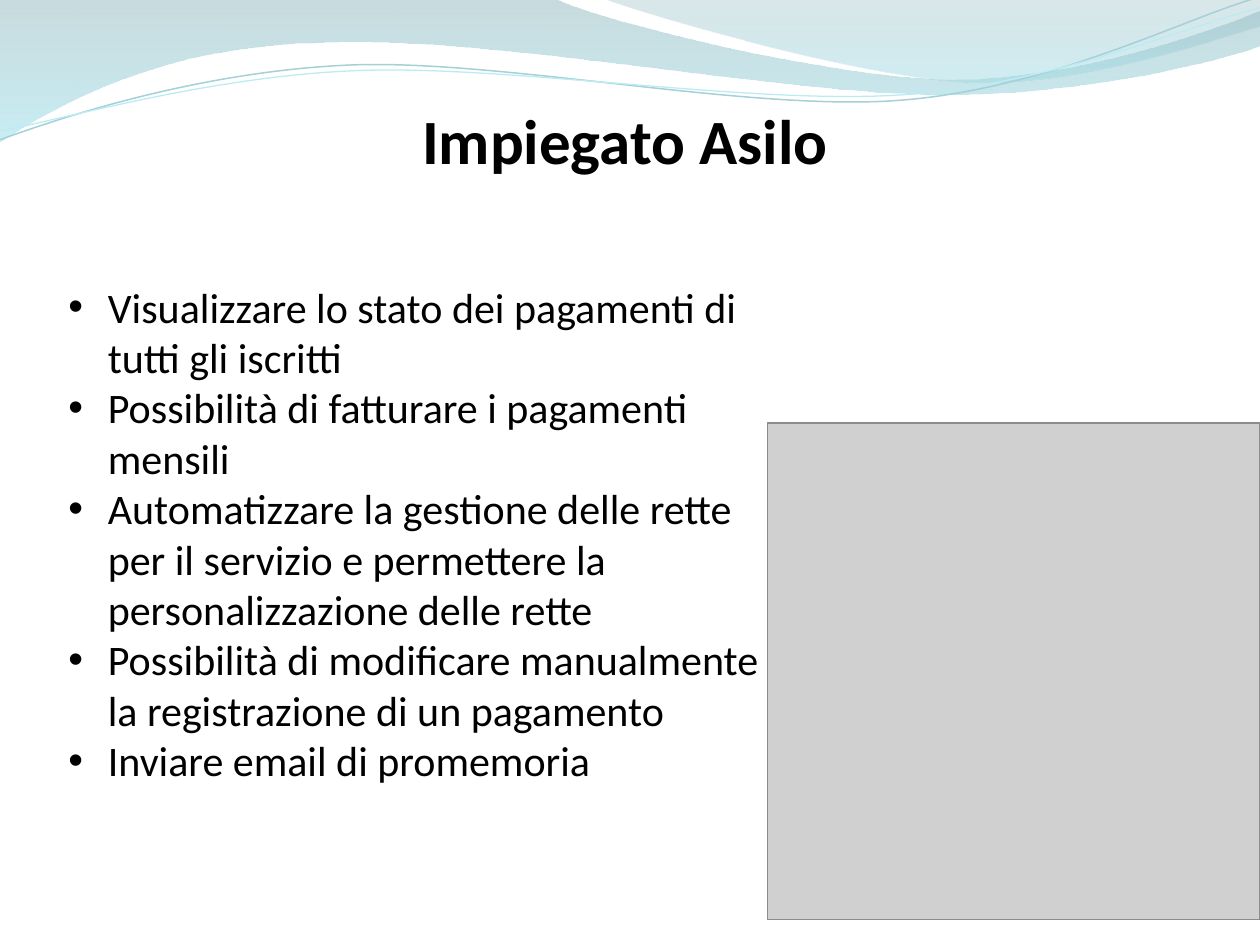
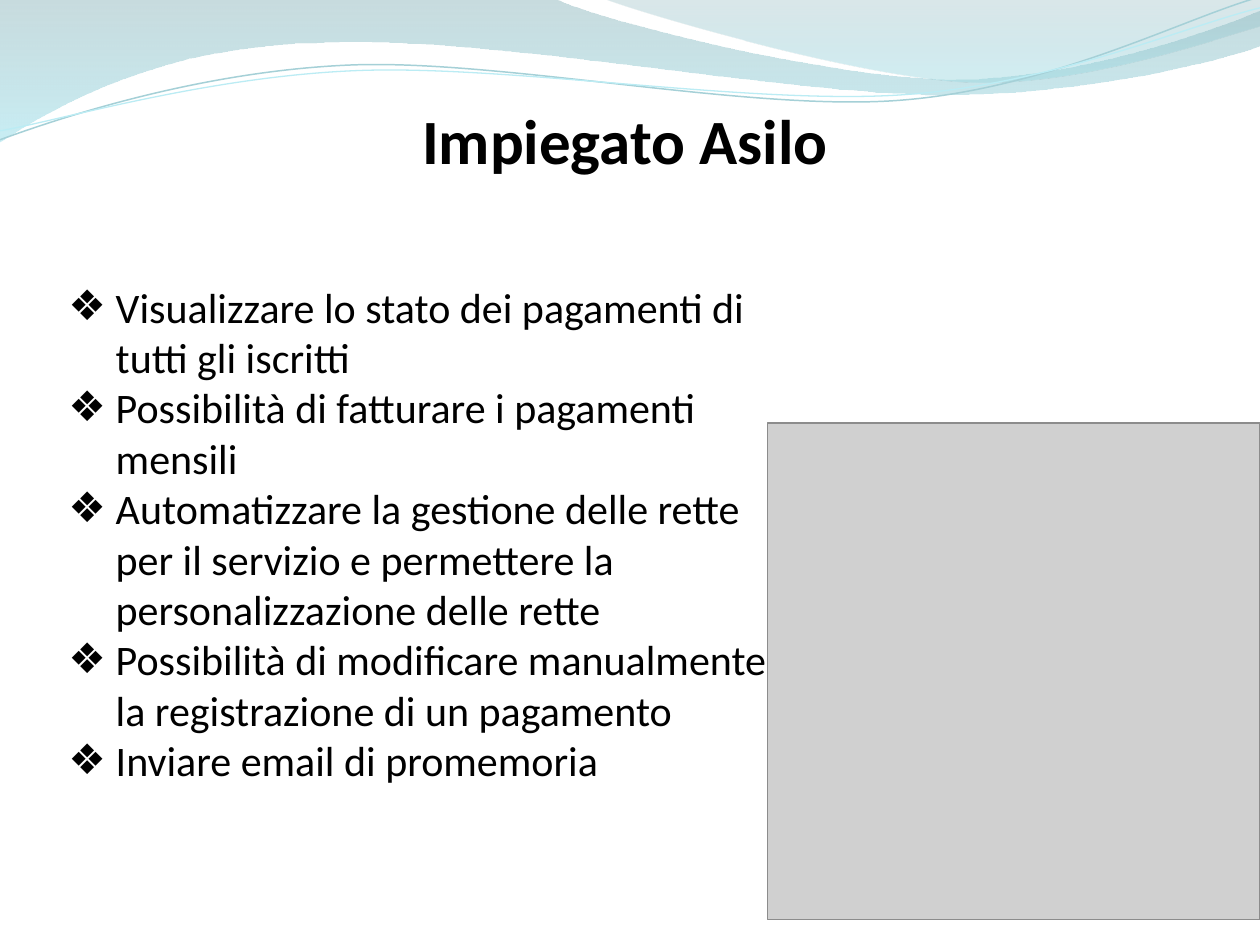
Before and after one commit to ammirate/at-silo, a slide deck: slide 4 of Presentazione/Atsilo2/Parisi/Atsilo_M_Parisi.pptx (slide 3 before the commit). Drawn at 1260x945 pixels with LibreOffice and Linux fonts; fonts in the diff are those of the drawing; grey boxes stand for pictures. Boxes give left, top, right and bottom in pixels: in the first picture for what was removed or moved away, otherwise in the second. Text is boxed around its words. In the diff, an @@ line names an element or a change of style, - is before the commit and + after.

```diff
--- a/Presentazione/Atsilo2/Parisi/Atsilo_M_Parisi.pptx
+++ b/Presentazione/Atsilo2/Parisi/Atsilo_M_Parisi.pptx
@@ text "Visualizzare lo stato dei pagamenti ..." at (x1=116, y1=293, x2=766, y2=783): bullet • to ❖ @@
```
Also in this commit, not shown: 6 other slides changed, 3 slides added, 1 slide removed.
